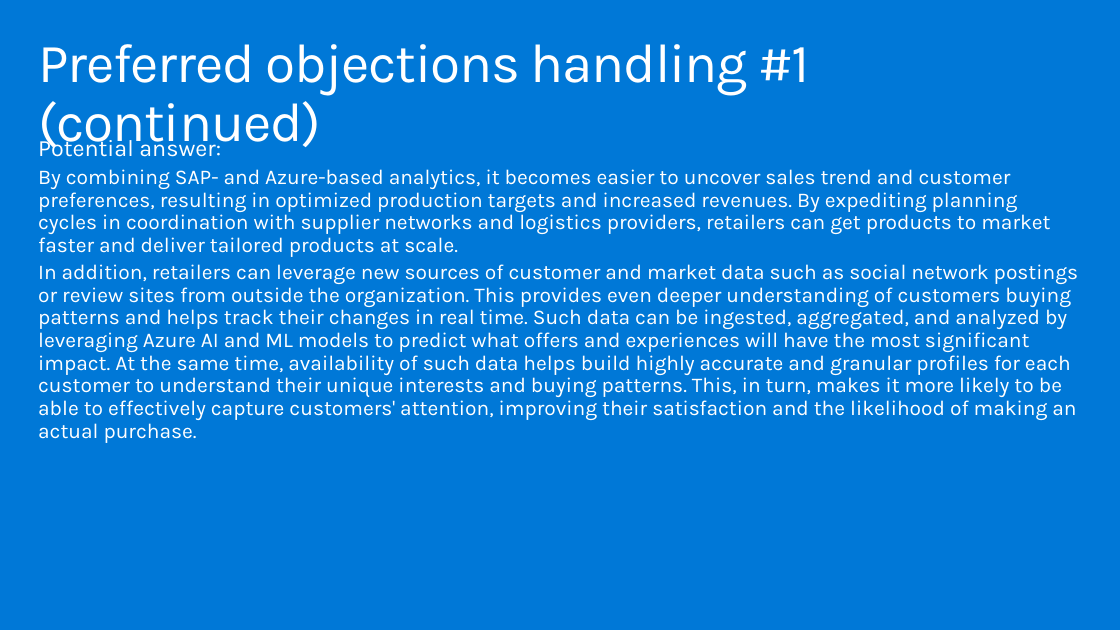
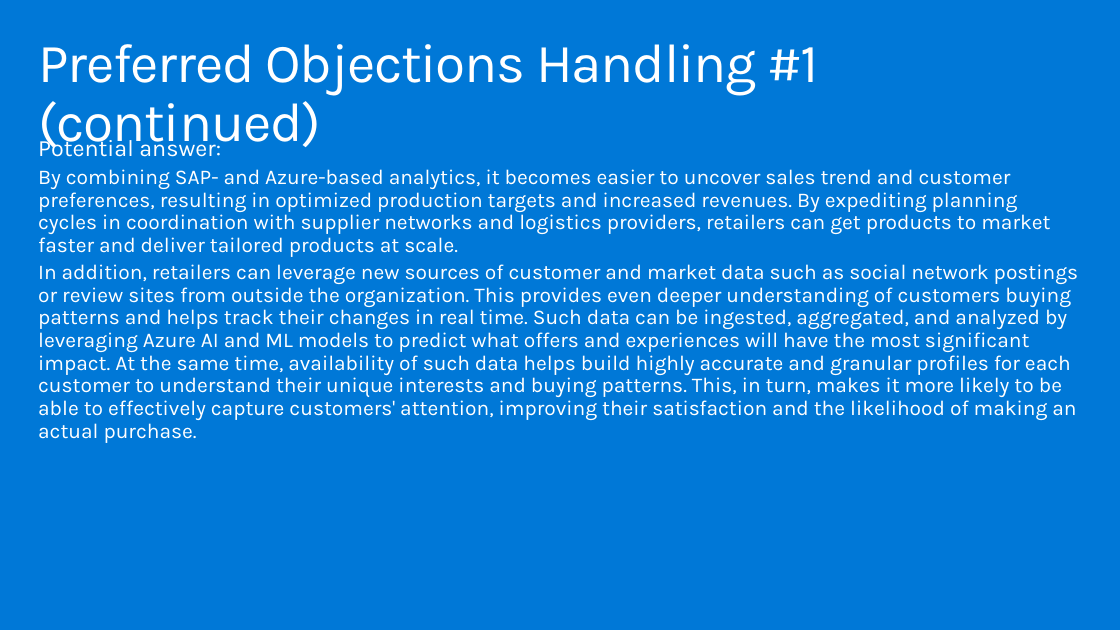
Before and after one commit to DawnmarieDesJardins/MCW-SAP-plus-extend-and-innovate, a slide deck: slide 40 of Whiteboard design session/WDS trainer presentation - SAP_plus_extend_and_innovate.pptx (slide 37 before the commit). Drawn at 1120x630 pixels with LibreOffice and Linux fonts; fonts in the diff are those of the drawing. Boxes give left, top, right and bottom in pixels: in the first picture for what was removed or moved away, otherwise in the second. Text is boxed around its words. In the diff, an @@ line names an element or a change of style, - is before the commit and + after.

```diff
--- a/Whiteboard design session/WDS trainer presentation - SAP_plus_extend_and_innovate.pptx
+++ b/Whiteboard design session/WDS trainer presentation - SAP_plus_extend_and_innovate.pptx
@@ title at box(38, 44, 818, 155): text changed @@
-Preferred objections handling #1 (continued)
+Preferred Objections Handling #1 (continued)
```
Also in this commit, not shown: 27 other slides changed, 3 slides added, 3 other files.
